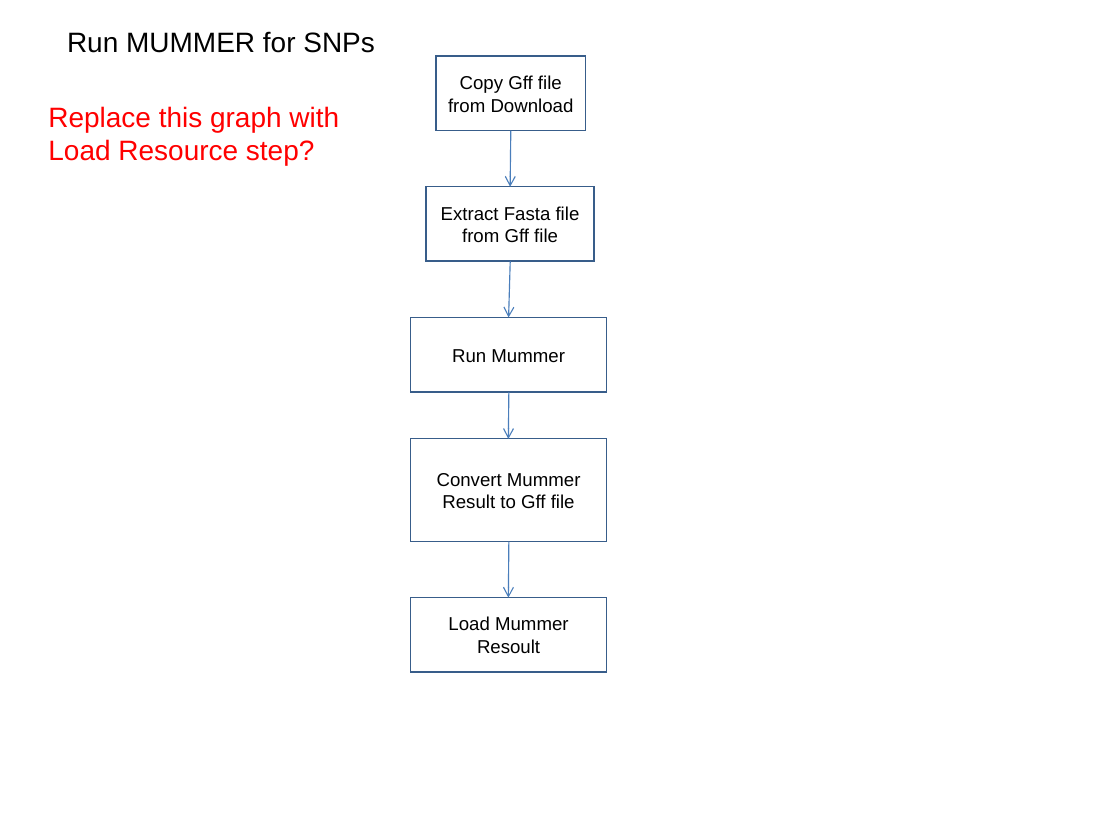
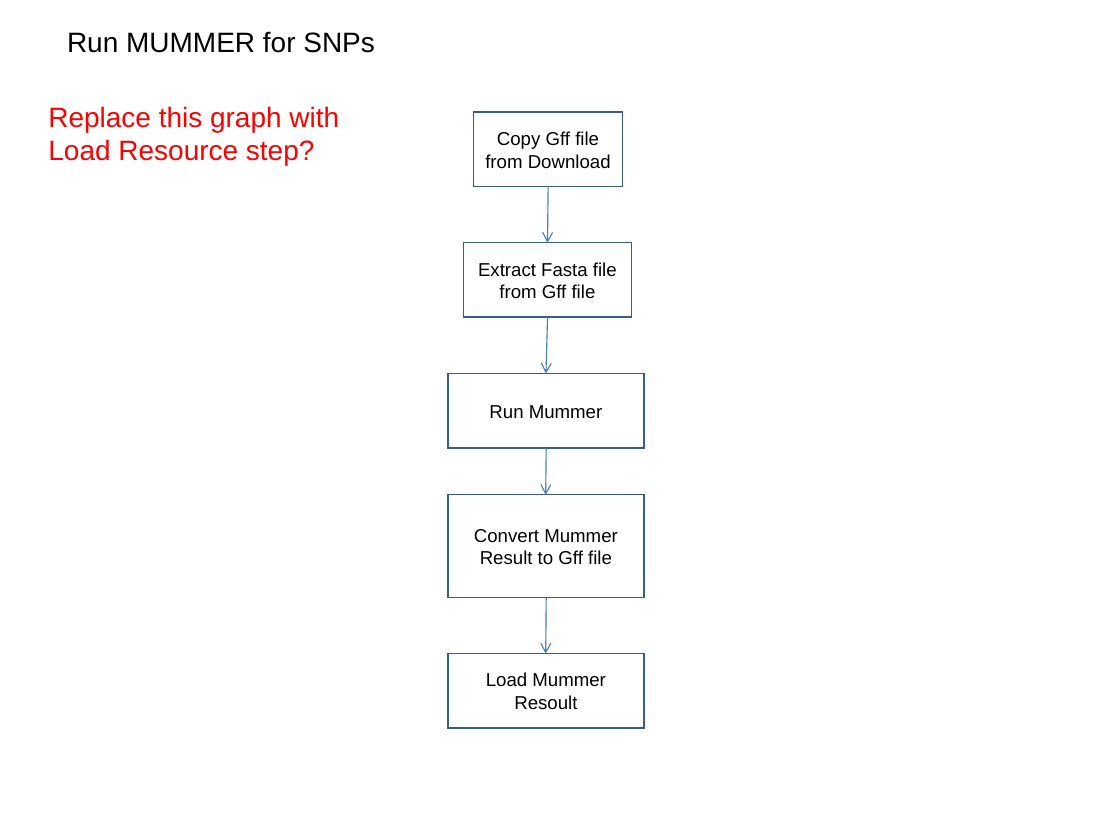
Before and after one commit to VEuPathDB/ApiCommonWorkflow, a slide deck: slide 26 of Main/doc/IntegratedWorkflow.ppt. Drawn at 1120x840 pixels with LibreOffice and Linux fonts; fonts in the diff are those of the drawing. Boxes give left, top, right and bottom in pixels: in the first picture for what was removed or moved away, otherwise in the second. Text is boxed around its words. In the diff, an @@ line names an element or a change of style, - is before the commit and + after.

```diff
--- a/Main/doc/IntegratedWorkflow.ppt
+++ b/Main/doc/IntegratedWorkflow.ppt
@@ rectangle "Copy Gff file from Download": place and size @@
-rectangle "Copy Gff file from Download" at (436,56,585,131)
+rectangle "Copy Gff file from Download" at (474,112,623,187)
@@ arrow moved from (511, 131) - (510, 187) to (548, 187) - (548, 243) @@
@@ 4 rectangles, 3 arrows: place and size @@
-4 rectangles, 3 arrows at (411,187,607,672)
+4 rectangles, 3 arrows at (448,243,644,728)
```
Also in this commit, not shown: 7 other slides changed.
